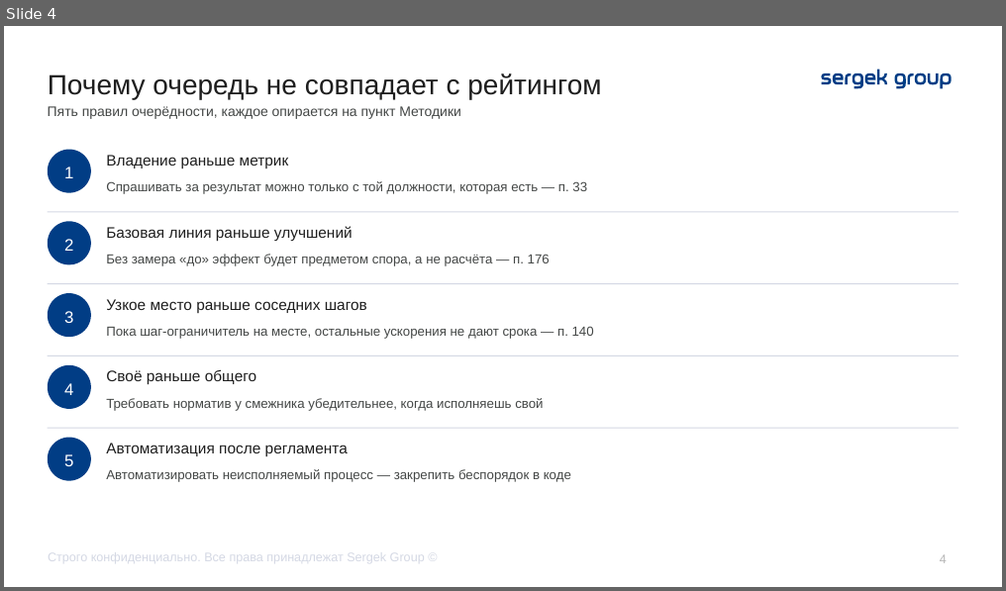
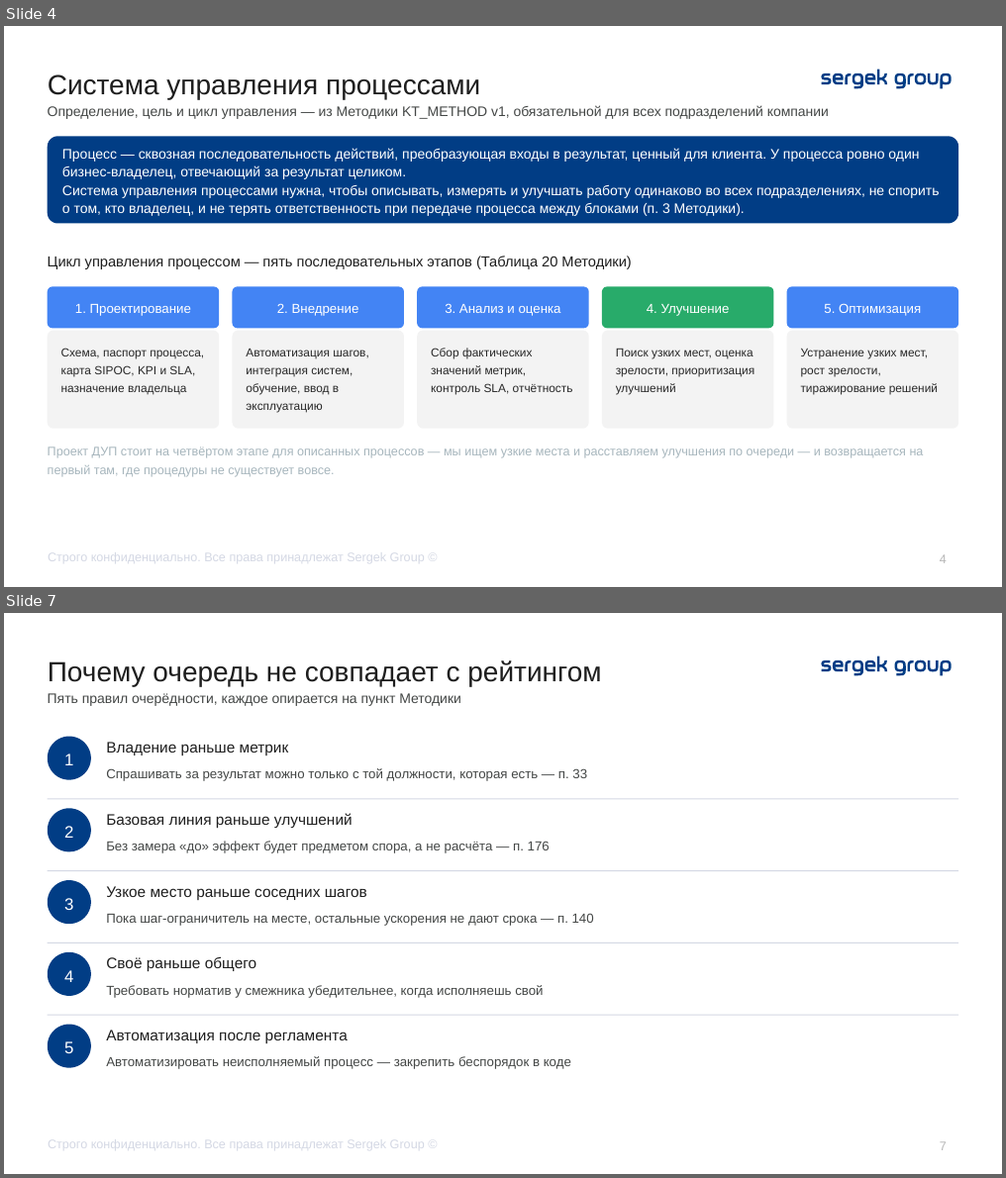
Before and after one commit to TemeshevProject/SG-DUP-Project, a slide deck: dup_project/02_Презентация/ДУП_Приоритеты_реинжиниринга_презентация.pptx. Shown one above the other, each under a label of ours: slide 4 before the commit, slides 4 and 7 after it; the slides between them are not shown. The pictures are 1006x591 and 1006x1178 pixels, drawn with LibreOffice and Linux fonts; fonts in the diff are those of the drawing. Boxes give left, top, right and bottom in pixels: in the first picture for what was removed or moved away, otherwise in the second. Text is boxed around its words. In the diff, an @@ line names an element or a change of style, - is before the commit and + after.

```diff
--- a/dup_project/02_Презентация/ДУП_Приоритеты_реинжиниринга_презентация.pptx
+++ b/dup_project/02_Презентация/ДУП_Приоритеты_реинжиниринга_презентация.pptx
@@ slide 4 added at <box>4,26,1002,587</box>, background #FFFFFF; not listed: 13 template elements that a slide beside it also shows @@
@@ text added at <box>48,75,480,99</box>, 20 pt, text #1E1E1E @@
+Система управления процессами
@@ text added at <box>48,105,829,119</box>, 10 pt, text #444746 @@
+Определение, цель и цикл управления — из Методики KT_METHOD v1, обязательной для всех подразделений компании
@@ rounded rectangle added at <box>47,136,958,223</box>, fill #013D85, 10 pt, text #FFFFFF @@
+Процесс — сквозная последовательность действий, преобразующая входы в результат, ценный для клиента. У процесса ровно один бизнес-владелец, отвечающий за результат целиком.
+Система управления процессами нужна, чтобы описывать, измерять и улучшать работу одинаково во всех подразделениях, не спорить о том, кто владелец, и не терять ответственность при передаче процесса между блоками (п. 3 Методики).
@@ text added at <box>48,256,631,270</box>, 10.5 pt, text #1E1E1E @@
+Цикл управления процессом — пять последовательных этапов (Таблица 20 Методики)
@@ rounded rectangle added at <box>47,286,219,328</box>, fill #4384F4, 9.5 pt, text #FFFFFF @@
+1. Проектирование
@@ rounded rectangle added at <box>233,286,404,328</box>, fill #4384F4, 9.5 pt, text #FFFFFF @@
+2. Внедрение
@@ rounded rectangle added at <box>417,286,589,328</box>, fill #4384F4, 9.5 pt, text #FFFFFF @@
+3. Анализ и оценка
@@ rounded rectangle added at <box>602,286,773,328</box>, fill #28AB6A, 9.5 pt, text #FFFFFF @@
+4. Улучшение
@@ rounded rectangle added at <box>786,286,958,328</box>, fill #4384F4, 9.5 pt, text #FFFFFF @@
+5. Оптимизация
@@ rounded rectangle added at <box>47,330,219,428</box>, fill #F3F3F3, 8.5 pt, text #282828 @@
+Схема, паспорт процесса, карта SIPOC, KPI и SLA, назначение владельца
@@ rounded rectangle added at <box>233,330,404,428</box>, fill #F3F3F3, 8.5 pt, text #282828 @@
+Автоматизация шагов, интеграция систем, обучение, ввод в эксплуатацию
@@ rounded rectangle added at <box>417,330,589,428</box>, fill #F3F3F3, 8.5 pt, text #282828 @@
+Сбор фактических значений метрик, контроль SLA, отчётность
@@ rounded rectangle added at <box>602,330,773,428</box>, fill #F3F3F3, 8.5 pt, text #282828 @@
+Поиск узких мест, оценка зрелости, приоритизация улучшений
@@ rounded rectangle added at <box>786,330,958,428</box>, fill #F3F3F3, 8.5 pt, text #282828 @@
+Устранение узких мест, рост зрелости, тиражирование решений
@@ text added at <box>48,447,924,477</box>, 9 pt, text #A7B6BD @@
+Проект ДУП стоит на четвёртом этапе для описанных процессов — мы ищем узкие места и расставляем улучшения по очереди — и возвращается на первый там, где процедуры не существует вовсе.
@@ what was slide 4 is now slide 7 @@
@@ page number at <box>940,1142,946,1151</box>: text changed @@
-4
+7
```
Also in this commit, not shown: 4 slides changed, 6 other slides added, 3 other files.
